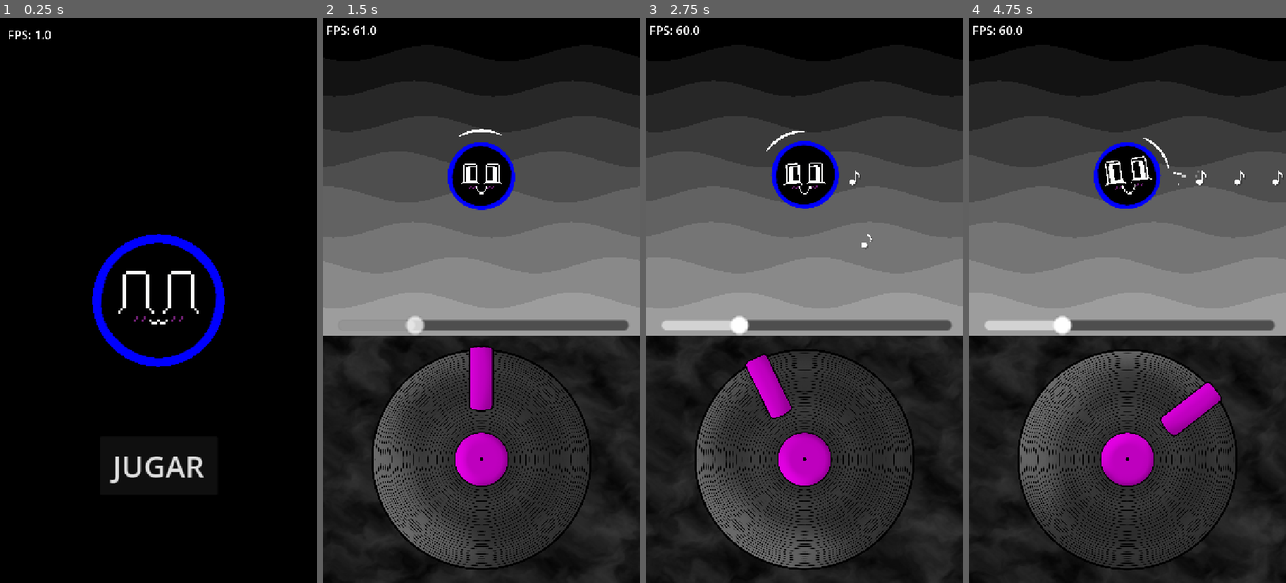
Above: before the commit, frames 1-4 (left to right).
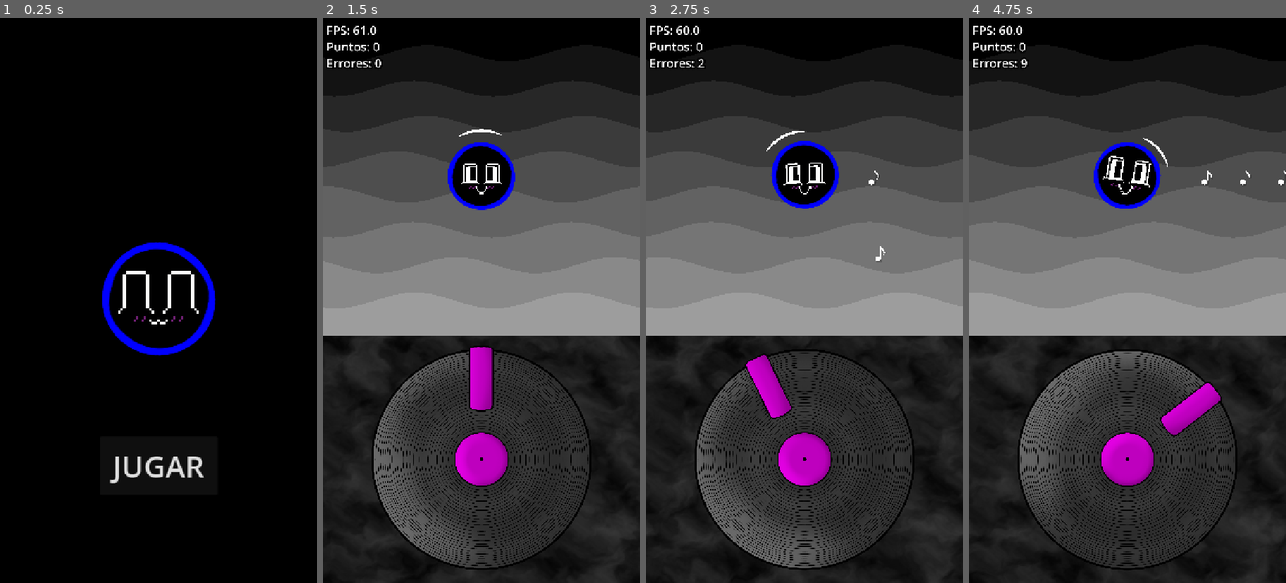
Above: after the commit, the same moments.

Repository: jerecraft-YT/cupi
Game: Godot game, scene res://scenes/StartLoad.tscn
The game is run twice, just before and just after one commit, with the same random seed, the same clock (stepped at 60 frames per second) and the same inputs. The engine's default icon, where the game draws it, is replaced by a stand-in: a white triangle on a blue panel in a dark square. Sound files missing from this copy of the repository are replaced by a short silence.
Inputs (mouse positions are in pixels of both pictures, inside the frame that each line leads up to):
- Up to frame 1 (0.25 s): no input
- Up to frame 2 (1.5 s): click "JUGAR" at 0.5 s; move the mouse to (481, 91) at 1.27 s; click (481, 91) at 1.42 s
- Up to frame 3 (2.75 s): move the mouse to (741, 328) at 2.02 s; click (741, 328) at 2.17 s
- Up to frame 4 (4.75 s): move the mouse to (1159, 176) at 2.77 s; click (1159, 176) at 2.92 s; move the mouse to (1111, 413) at 3.52 s; click (1111, 413) at 3.67 s; move the mouse to (1222, 385) at 4.27 s; click (1222, 385) at 4.42 s

The runs differ from the first frame. In frame 1, 3.4% of the frame differs, in the area x 2-71%, y 2-62%; in frame 2, 1.6%; in frame 3, 2.1%; in frame 4, 2.5%.

Commit message:
Improve scoring and error handling for bullets
Enhanced the scoring logic for bullet accuracy in StandartBullet.gd, including more granular point rewards and error penalties. Added cooldown to prevent repeated scoring, and improved angle normalization. Updated Cupi.gd to track points and errors, and added a ralentizar() method for time slowdown on errors. Minor changes to debug info, scene visibility, and editor config to support new gameplay logic.

Diff:
--- a/charts/daidaidaikirai_modificado.json
+++ b/charts/daidaidaikirai_modificado.json
@@ -85,7 +85,7 @@
 	{
 	  "expresion": 6,
 	  "time": 3924.0,
-	  "angle": 0.0,
+	  "angle": -720,
 	  "moveAngle": 0.0,
 	  "expresionMouth": 0.0,
 	  "expresionEyes": 0.0,
@@ -4704,7 +4704,7 @@
 	  "moveAngle": 0.0,
 	  "expresionMouth": 0.0,
 	  "expresionEyes": 0.0,
-	  "tipeMoveAngle": 14.0
+	  "tipeMoveAngle": 0.0
 	},
 	{
 	  "expresion": 0,
--- a/prefabs/gameplay.tscn
+++ b/prefabs/gameplay.tscn
@@ -1,11 +1,10 @@
-[gd_scene load_steps=7 format=3 uid="uid://bv1q1ckfcnds8"]
+[gd_scene load_steps=6 format=3 uid="uid://bv1q1ckfcnds8"]
 
 [ext_resource type="PackedScene" uid="uid://7yvx75kpug2u" path="res://prefabs/metaball_static.tscn" id="1_7dn3w"]
 [ext_resource type="Script" uid="uid://n2c72dch62rh" path="res://scripts/bullets/BulletSpawner.gd" id="2_v5r4t"]
 [ext_resource type="PackedScene" uid="uid://d0kmnpjiacab" path="res://prefabs/cupi.tscn" id="3_7dn3w"]
 [ext_resource type="PackedScene" uid="uid://bvjuwoyoq48kd" path="res://prefabs/bullet.tscn" id="3_v5r4t"]
 [ext_resource type="PackedScene" uid="uid://cjvixm8nwnbvl" path="res://prefabs/SpiralBullet.tscn" id="4_7dn3w"]
-[ext_resource type="AudioStream" uid="uid://bejvmsgghpqlt" path="res://Niveles/ダイダイダイダイダイキライ - 初音ミク VS 重音テト  (Daidaidaidaidaikirai - HatsuneMiku VS KasaneTeto)/StandartMusic/daidaidaikirai.ogg" id="6_5vd6e"]
 
 [node name="Gameplay" type="Node2D"]
 
@@ -33,7 +32,7 @@
 scale = Vector2(3, 3)
 
 [node name="LevelMusic" parent="Cupi" index="0"]
-stream = ExtResource("6_5vd6e")
+autoplay = true
 
 [editable path="Cupi"]
 [editable path="Cupi/cupiContainer"]
--- a/scenes/Pantalla_Titulo.tscn
+++ b/scenes/Pantalla_Titulo.tscn
@@ -1,10 +1,9 @@
-[gd_scene load_steps=9 format=3 uid="uid://d1fqn8rr6ofpe"]
+[gd_scene load_steps=8 format=3 uid="uid://d1fqn8rr6ofpe"]
 
 [ext_resource type="AudioStream" uid="uid://22cckucuj2lw" path="res://Niveles/DECO27 - マシュマロ feat. 初音ミク/StandartMusic/DECO27 - マシュマロ feat. 初音ミク.ogg" id="1_wjr8j"]
 [ext_resource type="PackedScene" uid="uid://7yvx75kpug2u" path="res://prefabs/metaball_static.tscn" id="2_bjdlj"]
 [ext_resource type="PackedScene" uid="uid://cmwdw8kgbef6b" path="res://prefabs/metaball.tscn" id="2_pri23"]
 [ext_resource type="PackedScene" uid="uid://c515s8eiyg4px" path="res://prefabs/cupi_container.tscn" id="3_6ajat"]
-[ext_resource type="Script" uid="uid://dbbyxbbf2gp17" path="res://scripts/debug/debugInfo.gd" id="5_bjdlj"]
 [ext_resource type="Script" uid="uid://chk3wajfd26dd" path="res://scenes/niveles.gd" id="6_w0iw6"]
 [ext_resource type="Script" uid="uid://ylyvmroyq0sy" path="res://scenes/level_loader.gd" id="7_wjr8j"]
 
@@ -69,22 +68,6 @@
 text = "JUGAR"
 script = SubResource("GDScript_bjdlj")
 
-[node name="DebugInfo" type="RichTextLabel" parent="."]
-clip_contents = false
-offset_left = -342.0
-offset_top = -621.0
-offset_right = 2001.3333
-offset_bottom = 419.0
-scale = Vector2(0.3, 0.3)
-theme_override_colors/font_shadow_color = Color(0, 0, 0, 1)
-theme_override_constants/outline_size = 50
-theme_override_font_sizes/normal_font_size = 90
-bbcode_enabled = true
-text = "Debug Info..."
-scroll_active = false
-tab_size = 3
-script = ExtResource("5_bjdlj")
-
 [node name="Niveles" type="Control" parent="."]
 layout_mode = 3
 anchors_preset = 0
--- a/scenes/test_zone.tscn
+++ b/scenes/test_zone.tscn
@@ -57,6 +57,7 @@
 [node name="HUD" type="CanvasLayer" parent="."]
 
 [node name="ControlVelocity" type="HSlider" parent="HUD" groups=["slider"]]
+visible = false
 anchors_preset = 8
 anchor_left = 0.5
 anchor_top = 0.5
--- a/scripts/bullets/StandartBullet.gd
+++ b/scripts/bullets/StandartBullet.gd
@@ -1,9 +1,10 @@
 extends Node2D
 class_name CupiBullet
 
-@onready var cupi:Node2D
+@onready var cupi:Cupi
 @onready var spawner:Node2D
 @onready var cupiContainer:Node2D
+@onready var controladorGeneral:Node2D = get_tree().get_first_node_in_group("controlador")
 var distance:float=0
 var angle:float=0
 var baseStrumTime:float = 0
@@ -16,19 +17,58 @@
 var ampSpiral:float
 var startDestroy = false
 var duracionBala:float
+var cooldown:float
 
 func _ready() -> void:
 	position = Vector2.ONE * 1000
 
-@warning_ignore("unused_parameter") # Ignorar esta advertencia xd UWU
 func _process(delta: float) -> void:
 	var currentTime = cupi.get_song_time()
-
+	cooldown = max(0,cooldown-delta)
 	if isSpiral:
 		if spiralStart:
 			var circularAttack = get_parent()
 			angle = circularAttack.anguloFinal + circularAttack.AngleFinal
-			if timeLerp <= 0:
+			if timeLerp <= 0 and cupi.TimeMultiplier > 0 :
+				var diferencia = abs(rad_to_deg(controladorGeneral.rotation) - fmod(angle,360))
+				var shortest_diff = min(diferencia, 360 - diferencia)
+
+				if shortest_diff <= cupi.cobertura / 2.0:
+					pass
+				else:
+					cupi.ralentizar()
+
+				if cooldown <= 0:
+					if shortest_diff <= cupi.cobertura / 2.0:
+						if shortest_diff <= (cupi.cobertura / 2.0)*0.32:
+							#print("perfecto")
+							cupi.puntosNivel += 100
+						elif shortest_diff <= (cupi.cobertura / 2.0)*0.60:
+							#print("bien")
+							cupi.puntosNivel += 50
+						elif shortest_diff <= (cupi.cobertura / 2.0)*0.8:
+							#print("normal")
+							cupi.puntosNivel += 25
+						else:
+							#print("meh")
+							cupi.puntosNivel += 10
+						cooldown = 0.1
+					else:
+						#print("mal")
+						cupi.errores += 1
+						if cupi.errores > 50:
+							cupi.puntosNivel -= 350
+						elif cupi.errores > 35:
+							cupi.puntosNivel -= 275
+						elif cupi.errores > 20:
+							cupi.puntosNivel -= 200
+						elif cupi.errores > 10:
+							cupi.puntosNivel -= 150
+						else:
+							cupi.puntosNivel -= 100
+						cupi.puntosNivel = max(0,cupi.puntosNivel)
+						cooldown = 0.1
+
 				duracionBala = circularAttack.calc/1000.0
 				if startDestroy == false:
 					startDestroy = true
@@ -41,8 +81,43 @@
 	amp += 35
 	position = Vector2(spawner.position.x + cos(deg_to_rad(angle))*amp,spawner.position.y + sin(deg_to_rad(angle))*amp)
 	# De momento, eliminar la bala si se pasa de rango
-	if timeLerp <= 0 and not isSpiral:
-		print(baseStrumTime)
+	if timeLerp <= 0 and not isSpiral and cupi.TimeMultiplier > 0 :
+		# Normalizar ángulos entre 0 y 360
+
+		var diferencia = abs(rad_to_deg(controladorGeneral.rotation) - fmod(angle,360))
+		var shortest_diff = min(diferencia, 360 - diferencia)
+
+		# Verificar si está dentro de la cobertura
+		if shortest_diff <= cupi.cobertura / 2.0:
+			if shortest_diff <= (cupi.cobertura / 2.0)*0.25:
+				#print("perfecto")
+				cupi.puntosNivel += 100
+			elif shortest_diff <= (cupi.cobertura / 2.0)*0.50:
+				#print("bien")
+				cupi.puntosNivel += 50
+			elif shortest_diff <= (cupi.cobertura / 2.0)*0.75:
+				#print("normal")
+				cupi.puntosNivel += 25
+			else:
+				#print("meh")
+				cupi.puntosNivel += 10
+		else:
+			#print("mal")
+			cupi.errores += 1
+			if cupi.errores > 50:
+				cupi.puntosNivel -= 750
+			elif cupi.errores > 35:
+				cupi.puntosNivel -= 500
+			elif cupi.errores > 20:
+				cupi.puntosNivel -= 400
+			elif cupi.errores > 10:
+				cupi.puntosNivel -= 275
+			else:
+				cupi.puntosNivel -= 120
+			cupi.puntosNivel = max(0,cupi.puntosNivel)
+			cupi.ralentizar()
+
+		#print(baseStrumTime)
 		#elimina objeto y aplica los cambios que necesita
 		cupiContainer.cupiBeat()
 		#cupi.cupiMouth.frame=expresionContain
--- a/scripts/debug/control_velocity.gd
+++ b/scripts/debug/control_velocity.gd
@@ -4,4 +4,5 @@
 
 @warning_ignore("unused_parameter")
 func _input(event: InputEvent) -> void:
-		cupi.TimeMultiplier=value
+		#cupi.TimeMultiplier=value
+		pass
--- a/scripts/debug/debugInfo.gd
+++ b/scripts/debug/debugInfo.gd
@@ -1,7 +1,7 @@
 extends RichTextLabel
 
-@onready var cupi:Node2D = get_tree().get_first_node_in_group("cupi")
+@onready var cupi:Cupi = get_tree().get_first_node_in_group("cupi")
 
 @warning_ignore("unused_parameter")
 func _process(delta: float) -> void:
-		text = str("FPS: ",Engine.get_frames_per_second())
+		text = str("FPS: ",Engine.get_frames_per_second(),"\nPuntos: ",cupi.puntosNivel,"\nErrores: ", cupi.errores)
--- a/scripts/player/controles.gd
+++ b/scripts/player/controles.gd
@@ -4,3 +4,4 @@
 func _process(delta: float) -> void:
 		if Input.is_mouse_button_pressed(MOUSE_BUTTON_LEFT):
 			look_at(get_global_mouse_position())
+			rotation = deg_to_rad(fmod(rad_to_deg(rotation),360))
--- a/scripts/player/cupi.gd
+++ b/scripts/player/cupi.gd
@@ -6,7 +6,8 @@
 @export var line:Line2D
 @onready var BG = get_tree().get_first_node_in_group("BG")
 var wave_amp = 0.025
-
+var puntosNivel = 0
+var errores = 0
 var trozo:PackedScene = load("res://prefabs/trozo_shield.tscn")
 var particulasBullet:PackedScene = load("res://prefabs/particulas_destruir_bullet.tscn")
 
@@ -72,6 +73,8 @@
 var reverseMusic:AudioStream
 var bpm:float = chartData.data.bpm
 var rng = RandomNumberGenerator.new()
+var timeMultiplierObjective:float = 1.0
+var wah:float
 @onready var lineScale:float
 
 func _ready() -> void:
@@ -95,7 +98,12 @@
 	var data = load("res://charts/daidaidaikirai_modificado.json")
 	return(data)
 
+func ralentizar():
+	TimeMultiplier = 0.5+(wah*0.15)
+
 func _process(delta: float) -> void:
+	wah = cos(TimeScene*0.1)
+	TimeMultiplier = lerp(TimeMultiplier,timeMultiplierObjective,0.2*DataGame.time_fixed)
 	line.scale = Vector2.ONE*cupiContainer.lineScale
 	if controladorGeneral != null:
 		line.rotation = controladorGeneral.rotation
Not shown, changed: export_presets.cfg
Not shown: 1 places in scenes/Pantalla_Titulo.tscn that only renumber resources
